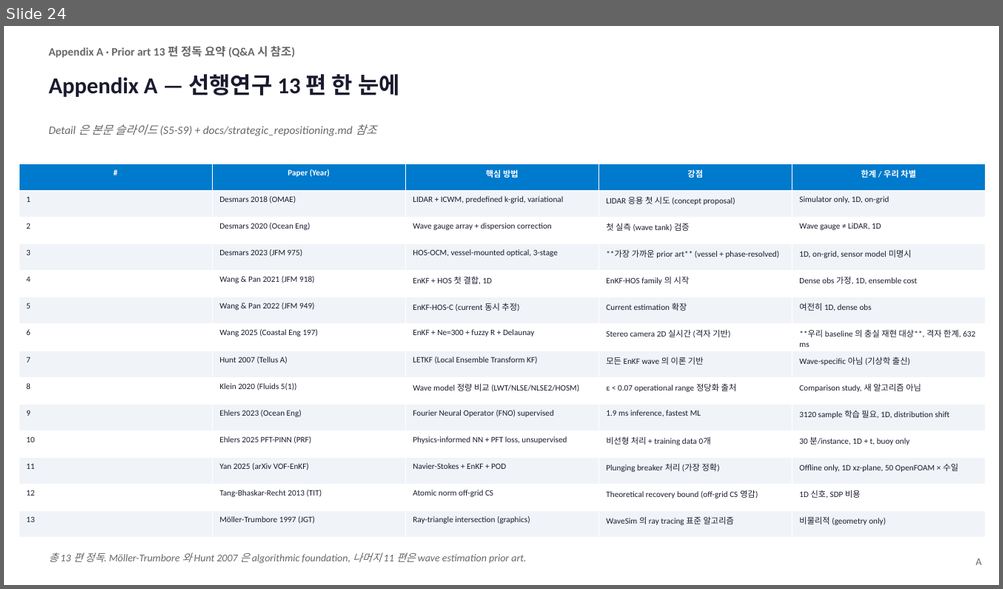
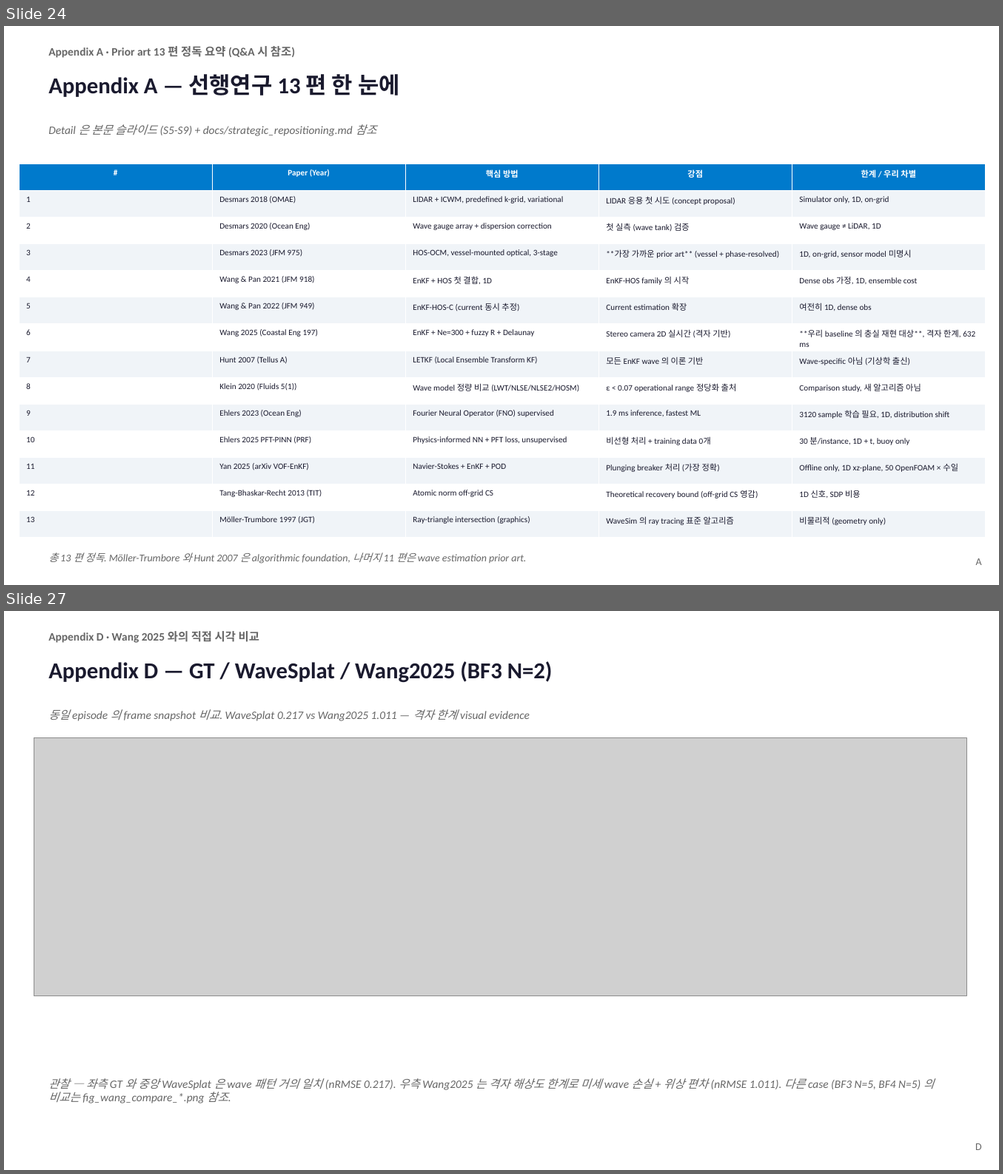
Before and after one commit to SAEYONGPARK94/wavesplat, a slide deck: wavesplat/docs/labmeeting_2026_05_13.pptx. Shown one above the other, each under a label of ours: slide 24 before the commit, slides 24 and 27 after it; the slides between them are not shown. The pictures are 1003x589 and 1003x1174 pixels, drawn with LibreOffice and Linux fonts; fonts in the diff are those of the drawing; grey boxes stand for pictures. Boxes give left, top, right and bottom in pixels: in the first picture for what was removed or moved away, otherwise in the second. Text is boxed around its words. In the diff, an @@ line names an element or a change of style, - is before the commit and + after.

```diff
--- a/wavesplat/docs/labmeeting_2026_05_13.pptx
+++ b/wavesplat/docs/labmeeting_2026_05_13.pptx
@@ slide 27 added at [4, 611, 999, 1170], background #FFFFFF @@
@@ text added at [48, 631, 259, 643], 11 pt, text #666666, bold @@
+Appendix D · Wang 2025 와의 직접 시각 비교
@@ text added at [48, 661, 552, 683], 22 pt, text #1A1A2E, bold @@
+Appendix D — GT / WaveSplat / Wang2025 (BF3 N=2)
@@ text added at [48, 709, 529, 721], 11 pt, text #666666, italic @@
+동일 episode 의 frame snapshot 비교. WaveSplat 0.217 vs Wang2025 1.011 — 격자 한계 visual evidence
@@ picture added at [34, 738, 967, 996] @@
@@ text added at [48, 1079, 933, 1104], 11 pt, text #666666, italic @@
+관찰 — 좌측 GT 와 중앙 WaveSplat 은 wave 패턴 거의 일치 (nRMSE 0.217). 우측 Wang2025 는 격자 해상도 한계로 미세 wave 손실 + 위상 편차 (nRMSE 1.011). 다른 case (BF3 N=5, BF4 N=5) 의 비교는 fig_wang_compare_*.png 참조.
@@ text added at [975, 1144, 982, 1150], 10 pt, text #666666 @@
+D
```
Also in this commit, not shown: 3 slides changed, 13 other files.
